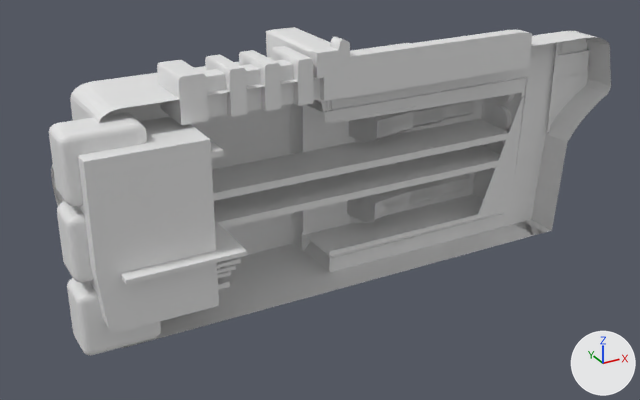
Renders of the Blender file Obj_Dreadnought_Corrupted_A.blend from each side of a commit.
Camera for both pictures: a 50 mm camera at (-2.81, -3.37, 2.39) aimed at (-0.79, 0.31, 0.55). Arrows for +X, +Y and +Z are at lower right; the lights stay in place. The older version comes first.

Before the edit, the objects in view are built like this:
```python
me_cylinder = bpy.data.meshes.new('Cylinder')
me_cylinder.from_pydata(...)  # 6414 vertices, 5831 faces, 11 loose edges; spans x -5.0..4.6, y -4.4..4.5, z -21.5..1.5
me_cylinder_032 = bpy.data.meshes.new('Cylinder.032')
me_cylinder_032.from_pydata(...)  # 8160 vertices, 7374 faces; spans x -1.1..1.1, y -1.1..1.1, z -22.7..1.1
ob_dreadnought_body = bpy.data.objects.new('Dreadnought body', me_cylinder)
ob_dreadnought_body.location = (-1.959, 0.333, 0.86)
ob_dreadnought_body.rotation_euler = (0.0, 1.571, 0.0)  # degrees (0, 90, 0)
ob_dreadnought_body.scale = (-0.131, -0.131, -0.131)
ob_engine__leave_seperate_from_body = bpy.data.objects.new('Engine (leave seperate from body)', me_cylinder_032)
ob_engine__leave_seperate_from_body.location = (-1.422, 0.25, 0.253)
ob_engine__leave_seperate_from_body.rotation_euler = (0.0, 0.0, 3.142)  # degrees (0, 0, 180)
ob_engine__leave_seperate_from_body.scale = (0.436, 0.436, -0.0453)
ob_engine__leave_seperate_from_body.hide_set(True)
```
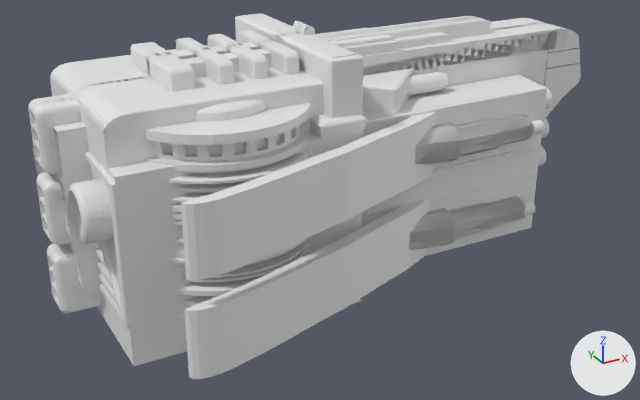
Boxes [x1, y1, x2, y2] around the edits, measured in the pictures (640 x 400 px):
'Dreadnought body', reshaped, moved, rescaled (11% taller)
    before: [49, 27, 611, 356]
    after: [28, 13, 581, 379]
'Engine (leave seperate from body).2', added
    after: [145, 100, 312, 347]
part 1 of me_cylinder, added (mostly hidden)
    after: [33, 146, 44, 175]
part 2 of me_cylinder, added
    after: [130, 42, 172, 77]
part 3 of me_cylinder, added
    after: [238, 30, 274, 49]
part 4 of me_cylinder, added
    after: [170, 42, 258, 59]
part 5 of me_cylinder, added
    after: [208, 34, 242, 53]
part 6 of me_cylinder, added
    after: [176, 37, 209, 58]
part 7 of me_cylinder, added
    after: [315, 16, 482, 38]
part 8 of me_cylinder, reshaped (mostly hidden afterwards)
    before: [49, 77, 317, 356]
    after: [28, 13, 566, 324]

Edits to the bpy script that builds the scene:
```text
Change me_cylinder:
    used by ob_dreadnought_body; location = (-1.959, 0.333, 0.86); rotation_euler = (0.0, 1.571, 0.0), in degrees (0, 90, 0); scale = (-0.131, -0.131, -0.131)
    remove me_cylinder.from_pydata(...)  # 6414 vertices, 5831 faces, 11 loose edges; spans x -5.0..4.6, y -4.4..4.5, z -21.5..1.5
    add me_cylinder.from_pydata(...)  # 12654 vertices, 11233 faces, 24 loose edges; spans x -5.0..4.6, y -4.4..9.5, z -21.5..1.5
    me_cylinder part 1: the loose piece of 1728 vertices spanning x -1.0..1.0, y -1.0..1.0, z -1.0..1.0 is copied, and the copy is mirrored in y about its middle, then moved by (0.0, 5.1, 0.0); it spans x -1.0..1.0, y 4.1..6.1, z -1.0..1.0
    me_cylinder part 2: the loose piece of 80 vertices spanning x 2.5..4.1, y 0.5..2.7, z -3.5..-2.5 is copied, and the copy is mirrored in y about its middle, then moved by (0.0, 1.9, 0.0); it spans x 2.5..4.1, y 2.4..4.6, z -3.5..-2.5
    me_cylinder part 3: the loose piece of 80 vertices spanning x 2.5..4.1, y 0.5..2.7, z -7.3..-6.7 is copied, and the copy is mirrored in y about its middle, then moved by (0.0, 1.9, 0.0); it spans x 2.5..4.1, y 2.4..4.6, z -7.3..-6.7
    me_cylinder part 4: a new loose piece, a box spanning x 2.51..3.88, y 2.74..3.46, z -8.75..-3.16
    me_cylinder part 5: the loose piece of 80 vertices spanning x 2.5..4.1, y 0.5..2.7, z -6.1..-5.5 is copied, and the copy is mirrored in y about its middle, then moved by (0.0, 1.9, 0.0); it spans x 2.5..4.1, y 2.4..4.6, z -6.1..-5.5
    me_cylinder part 6: the loose piece of 80 vertices spanning x 2.5..4.1, y 0.5..2.7, z -4.8..-4.3 is copied, and the copy is mirrored in y about its middle, then moved by (0.0, 1.9, 0.0); it spans x 2.5..4.1, y 2.4..4.6, z -4.8..-4.3
    me_cylinder part 7: the loose piece of 49 vertices spanning x 2.5..4.0, y 2.0..2.7, z -16.9..-7.7 is copied, and the copy is mirrored in y about its middle, then moved by (0.0, 0.4, 0.0); it spans x 2.5..4.0, y 2.4..3.1, z -16.9..-7.7
    me_cylinder part 8: 25 vertices moved within x -4.5..3.0, y 3.2, z -1.2..1.5; 346 vertices removed from x -4.6..3.4, y 2.7..4.5, z -3.9..1.5; 2440 vertices added at x -5.0..4.6, y 1.3..6.7, z -21.5..1.5
    other edits to the shape of me_cylinder do not show in these pictures
Change ob_dreadnought_body:
    ob_dreadnought_body.location: (-1.959, 0.333, 0.86) -> (-1.959, 0.037, 0.86)
    ob_dreadnought_body.scale: (-0.131, -0.131, -0.131) -> (-0.131, 0.131, -0.131)
Add ob_engine__leave_seperate_from_body__2:
    ob_engine__leave_seperate_from_body__2 = bpy.data.objects.new('Engine (leave seperate from body).2', me_cylinder_032.copy())  # the mesh of ob_engine__leave_seperate_from_body
    ob_engine__leave_seperate_from_body__2.location = (-1.422, 0.136, 0.253)
    ob_engine__leave_seperate_from_body__2.rotation_euler = (0.0, 0.0, 3.142)  # degrees (0, 0, 180)
    ob_engine__leave_seperate_from_body__2.scale = (0.436, 0.436, -0.0453)
```
